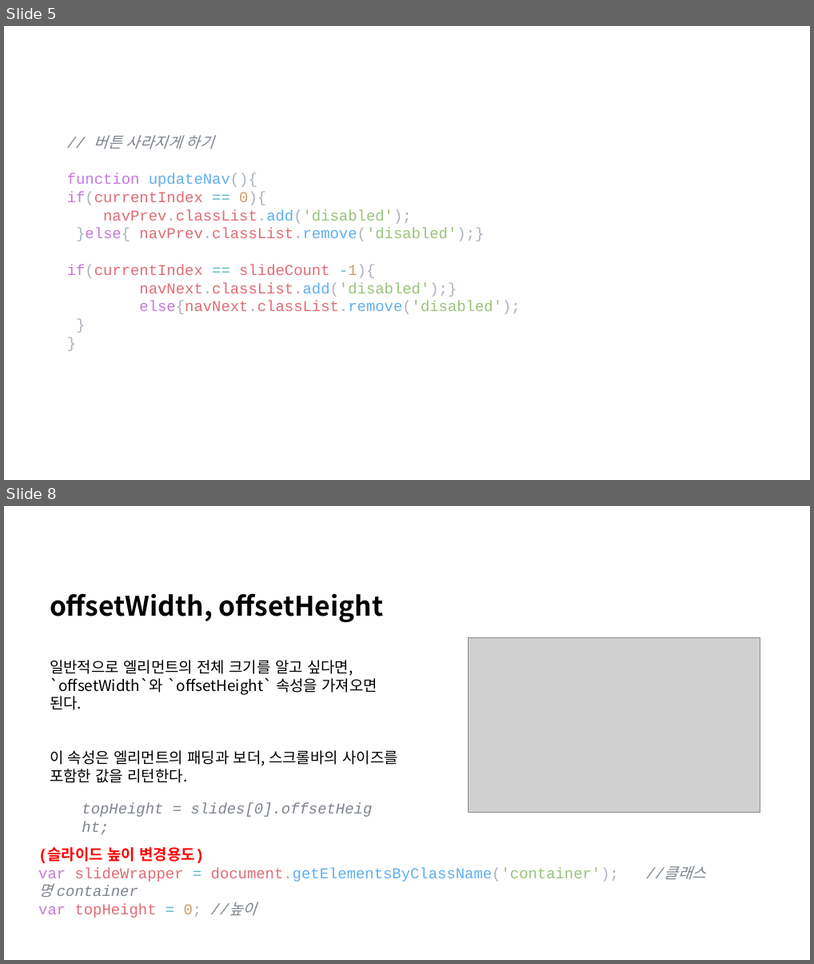
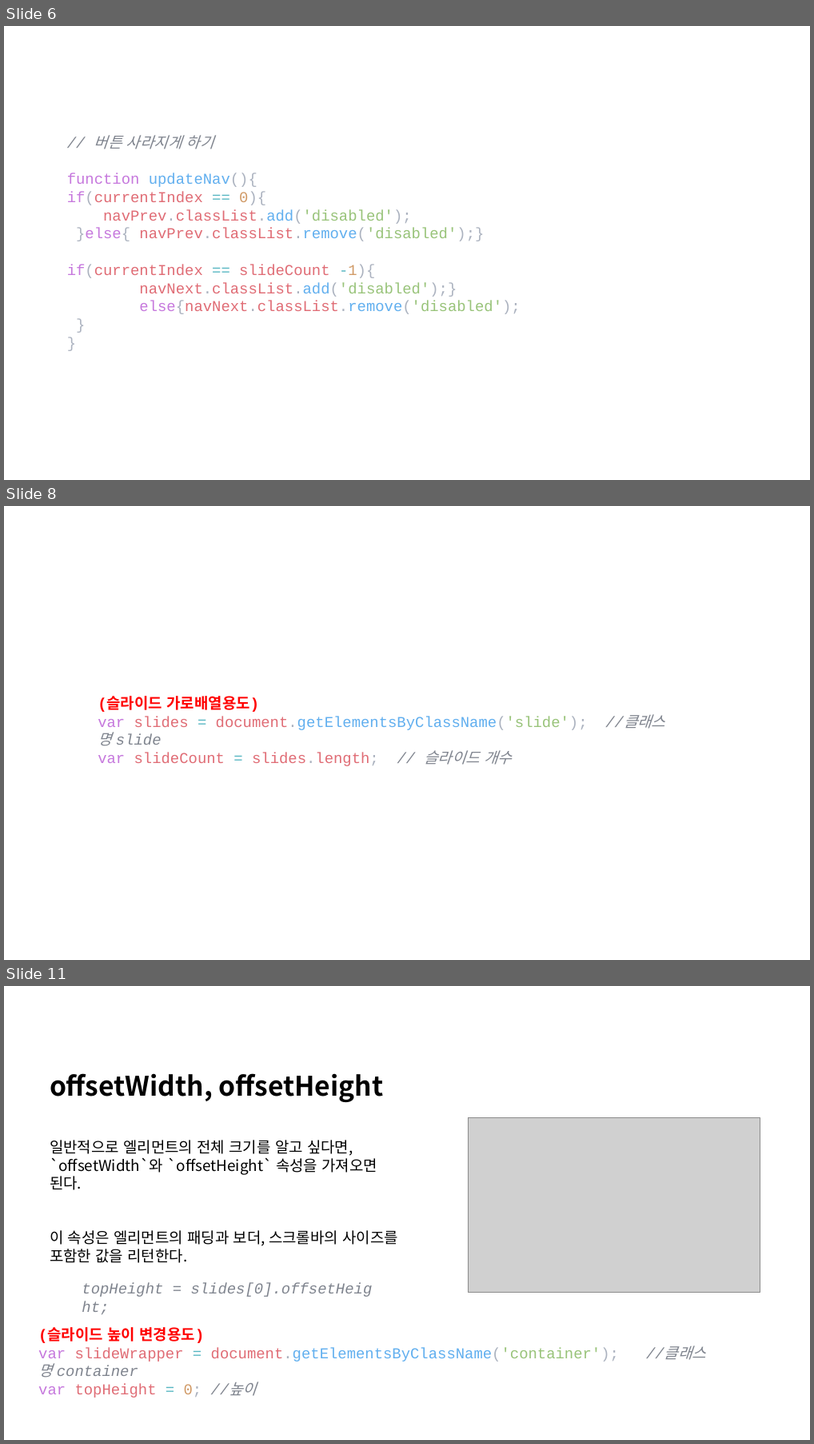
Before and after one commit to lsh58/Javascript, a slide deck: study/ex03_제작/추가내용.pptx. Shown one above the other, each under a label of ours: slides 5 and 8 before the commit, slides 6, 8 and 11 after it; the slides between them are not shown. The pictures are 814x964 and 814x1444 pixels, drawn with LibreOffice and Linux fonts; fonts in the diff are those of the drawing; grey boxes stand for pictures. Boxes give left, top, right and bottom in pixels: in the first picture for what was removed or moved away, otherwise in the second. Text is boxed around its words. In the diff, an @@ line names an element or a change of style, - is before the commit and + after.

```diff
--- a/study/ex03_제작/추가내용.pptx
+++ b/study/ex03_제작/추가내용.pptx
@@ slide 8 added at (4,506,810,960), background #FFFFFF @@
@@ text added at (98,696,588,766), 18 pt, text #E06C75 @@
+(슬라이드 가로배열용도)
+var slides = document.getElementsByClassName('slide'); //클래스명 slide
+var slideCount = slides.length; // 슬라이드 개수
@@ what was slide 5 is now slide 6 @@
@@ what was slide 8 is now slide 11 @@
```
Also in this commit, not shown: 2 slides changed, 5 other slides added, 2 slides removed.
